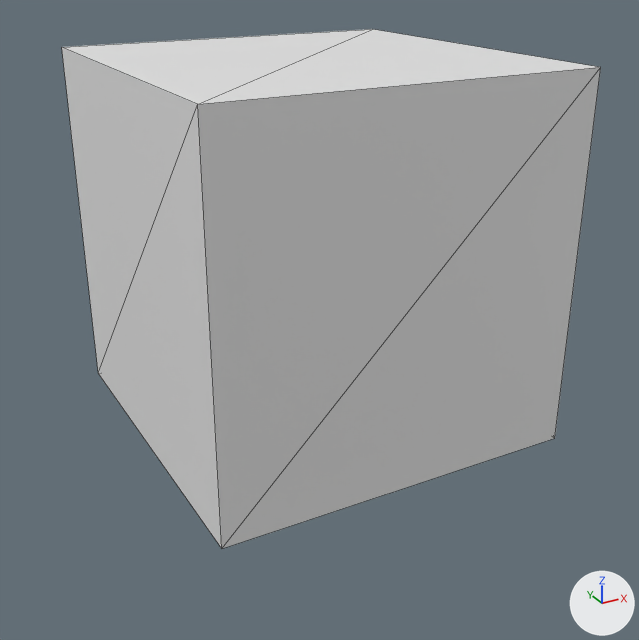
An edit to the FBX model SlingShip - Unity/Assets/Art/Asteroid_3.FBX, drawn before and after from the same camera.
Before and after are seen from a camera (50 mm lens) standing at (-0.312, -0.581, 0.328) and looking at (0.012, 0.009, 0.033). Lighting does not change. The marker at lower right points along +X, +Y and +Z. Mesh edges are drawn as thin lines. Where no turn or scale is listed for an object, it has been applied to the vertices.

The scene before the commit, as lines of its bpy script (objects in view):
```python
me_mesh = bpy.data.meshes.new('Mesh')
me_mesh.from_pydata(...)  # a box spanning x -0.127..0.127, y -0.127..0.127, z 0.0..0.254
ob_box003 = bpy.data.objects.new('Box003', me_mesh)
ob_box003.location = (-0.0334, -0.0609, 0.0)
```
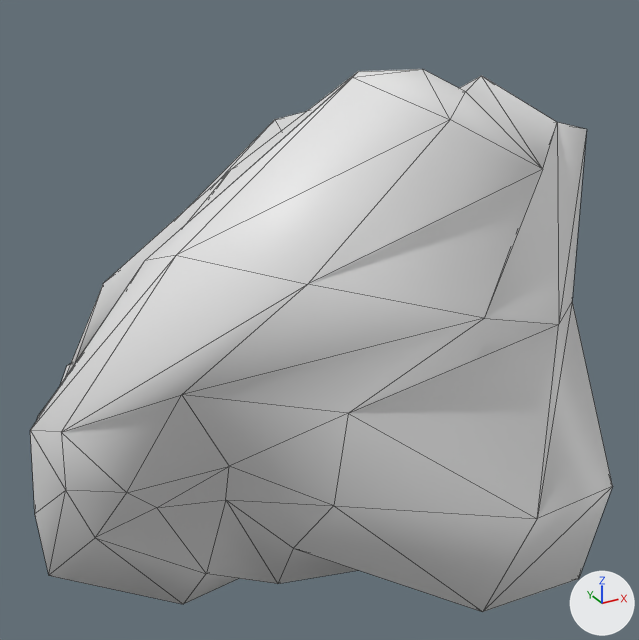
Commit message: Fixed a few asteroid meshes

Where the change shows, as pixel boxes [x1, y1, x2, y2] in the pictures (639 x 640 px):
'Box003', reshaped, moved (8% wider)
    before: [62, 29, 601, 549]
    after: [30, 69, 612, 612]
part 1 of me_mesh, built on
    before: [62, 29, 601, 549]
    after: [30, 69, 612, 612]

Diff of the bpy script that builds the scene:
```diff
--- a/SlingShip - Unity/Assets/Art/Asteroid_3.FBX.py
+++ b/SlingShip - Unity/Assets/Art/Asteroid_3.FBX.py
@@ me_mesh @@
 # used by ob_box003; location = (-0.0334, -0.0609, 0.0)
-me_mesh.from_pydata(...)  # 8 vertices, 12 faces; spans x -0.127..0.127, y -0.127..0.127, z 0.0..0.254
+me_mesh.from_pydata(...)  # 98 vertices, 192 faces; spans x -0.231..0.231, y -0.275..0.275, z -0.251..0.251
+# me_mesh part 1: the whole mesh is rebuilt
+# me_mesh part 2: the surface is now shaded smooth
@@ ob_box003 @@
 ob_box003 = bpy.data.objects.new('Box003', me_mesh)
-ob_box003.location = (-0.0334, -0.0609, 0.0)
+ob_box003.location = (0.0, 0.0, 0.0)
```
